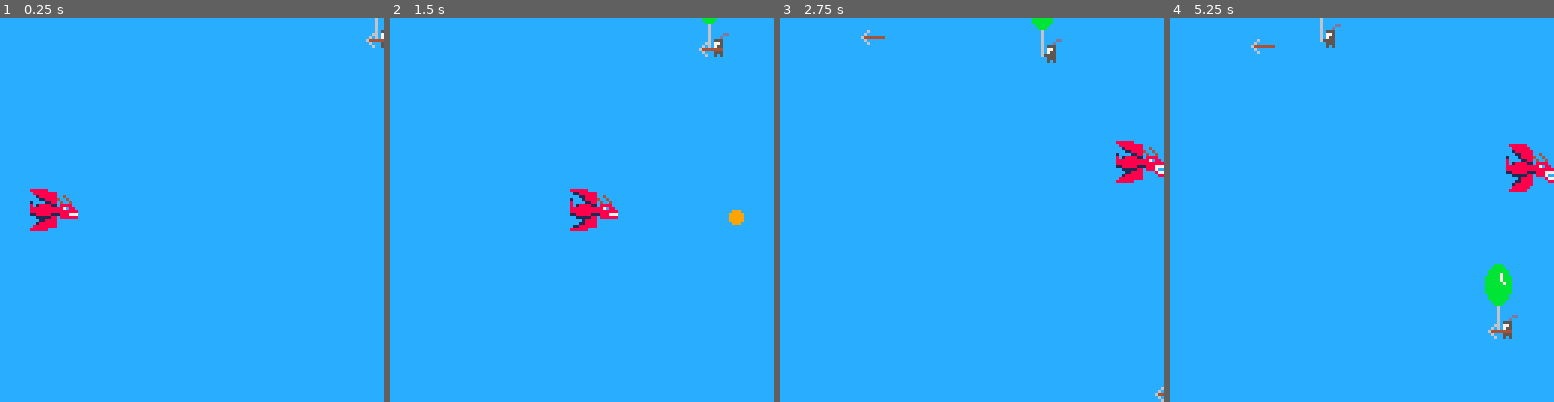
Above: before the commit, frames 1-4 (left to right).
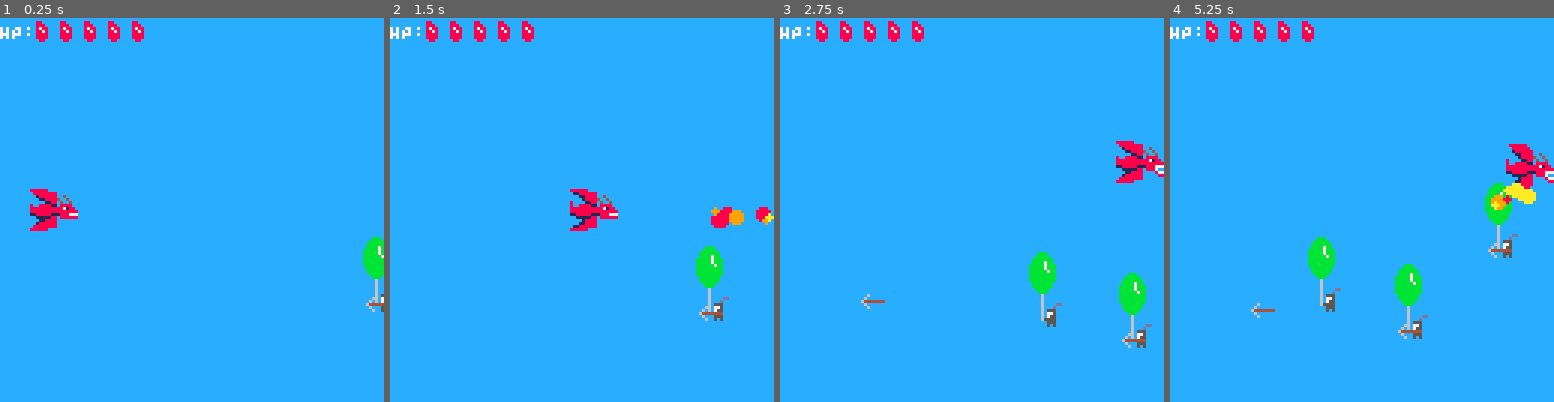
Above: after the commit, the same moments.

Repository: Sleeping-Robot-Games/dragons-scale
Game: PICO-8 cartridge dragons-scale.p8
Two runs of this game, one before a commit and one after it. Both use one fixed random seed, a clock stepped at 60 frames per second and the inputs below.
Inputs:
- Up to frame 1 (0.25 s): no input
- Up to frame 2 (1.5 s): tap X (X key) at 0.33, 1.07 s; tap O (Z key) at 0.7 s
- Up to frame 3 (2.75 s): hold Right 1.6-2.1 s; tap O (Z key) at 1.7, 2.1, 2.5 s; tap X (X key) at 1.85 s; hold Up 2.15-2.42 s; hold Right from 2.47 s (still down)
- Up to frame 4 (5.25 s): tap O (Z key) every 0.4 s from 2.9 to 4.9 s; tap X (X key) at 2.97, 4.08, 5.2 s; release Right at 3.03 s; hold Left 3.08-3.58 s; hold Down 3.63-3.97 s; hold Right 4.02-4.68 s; hold Up 4.73-5.03 s; hold Left from 5.08 s (still down)

The runs differ from the first frame. In frame 1, 1.6% of the frame differs, in the area x 0-100%, y 0-77%; in frame 2, 2.3%; in frame 3, 2.9%; in frame 4, 4.7%, in the area x 0-98%, y 0-84%.

Commit message:
gives balloons and knights hp. Add particle effects

Diff:
--- a/dragons-scale.p8
+++ b/dragons-scale.p8
@@ -4,23 +4,29 @@
 
 #include scripts/main.lua
 
+#include scripts/ui.lua
+
 #include scripts/player.lua
 
 #include scripts/enemy.lua
+
+#include scripts/knight.lua
 
 #include scripts/collisions.lua
 
 #include scripts/util.lua
 
+#include scripts/particles.lua
+
 __gfx__
 00000000088888800000000000000000000000000000000000000000000000000000000000000000000000000000000000000000000000000000000000000000
-00000000008888880000000000000000000000000000000000000000000000000000000000000000000000000000000000000000000000000000000000000000
-00700700001888888000000000000000000000000000000000000000000000000000000000000000000000000000000000000000000000000000000000000000
-00077000000118888004000000000000000000000000000000000000000000000000000000000000000000000000000000000000000000000000000000000000
-00077000100018888400400000000000000000000000000000000000000000000000000000000000000000000000000000000000000000000000000000000000
-00700700800001188040040000000000000000000000000000000000000000000000000000000000000000000000000000000000000000000000000000000000
-00000000801888811088880000000000000000000000000000000000000000000000000000000000000000000000000000000000000000000000000000000000
-00000000888888888887088000000000000000000000000000000000000000000000000000000000000000000000000000000000000000000000000000000000
+00000000008888880000000000880000000000000000000000000000000000000000000000000000000000000000000000000000000000000000000000000000
+00700700001888888000000000888000000000000000000000000000000000000000000000000000000000000000000000000000000000000000000000000000
+00077000000118888004000000878800000000000000000000000000000000000000000000000000000000000000000000000000000000000000000000000000
+00077000000018888400400000887800000000000000000000000000000000000000000000000000000000000000000000000000000000000000000000000000
+00700700800001188040040000888800000000000000000000000000000000000000000000000000000000000000000000000000000000000000000000000000
+00000000800888811088880000888800000000000000000000000000000000000000000000000000000000000000000000000000000000000000000000000000
+00000000888888888887188000088000000000000000000000000000000000000000000000000000000000000000000000000000000000000000000000000000
 88888888888888888888888800000000000000000000000000000000000000000000000000000000000000000000000000000000000000000000000000000000
 118887771188888111888777000000000000000000000000000000000000000000000000000000000000000000000000000000000000000000000000bbb00000
 80888700001111188088888800000000000000000000000000000000000000000000000000000000000000000000000000000000000000000000000bbbbb0000
@@ -33,18 +39,18 @@
 888888001188888100000000000000000000000000000000000000000000000000000000000000000000000000000000000000000000000000000bbbbbbbbb00
 011888880011111800000000000000000000000000000000000000000000000000000000000000000000000000000000000000000060000000000bbbbbbbbb00
 0001188800001888000000000000000000000000000000000000000000000000000000000000000000000000000000000000000006000000000000bbbbbbb000
-1000188800011888000000000000000000000000000000000000000000000000000000000000000000000000000000000000000064444444000000bbbbbbb000
+0000188800011888000000000000000000000000000000000000000000000000000000000000000000000000000000000000000064444444000000bbbbbbb000
 80000118011888880000000000000000000000000000000000000000000000000000000000000000000000000000000000000000060000000000000bbbbb0000
-801888818888880000000000000000000000000000000000000000000000000000000000000000000000000000000000000000000060000000000000bbb00000
+800888818888880000000000000000000000000000000000000000000000000000000000000000000000000000000000000000000060000000000000bbb00000
 88888888000000000000000000000000000000000000000000000000000000000000000000000000000000000000000000000000000000000000000000000000
 0000000088888888000000000000000000000000000000000000000000000000000000000000000000000000000000000000000000000000d0000000000000dd
 8888880011888881000000000000000000000000000000000000000000000000000000000000000000000000000000000000000000000000d000000000000d00
 08888888001111180000000000000000000000000000000000000000000000000000000000000000000000000000000000000000000000000d55500000055500
 00188888000118880000000000000000000000000000000000000000000000000000000000000000000000000000000000000000000000000057550000077500
 00011888001888880000000000000000000000000000000000000000000000000000000000000000000000000000000000000000000000000057755000075500
-10000118088888880000000000000000000000000000000000000000000000000000000000000000000000000000000000000000000000000000555000555500
-80188881888888000000000000000000000000000000000000000000000000000000000000000000000000000000000000000000000000000000555000055500
+00000118088888880000000000000000000000000000000000000000000000000000000000000000000000000000000000000000000000000000555000555500
+80088881888888000000000000000000000000000000000000000000000000000000000000000000000000000000000000000000000000000000555000055500
 88888888000000000000000000000000000000000000000000000000000000000000000000000000000000000000000000000000000000000000505000050500
 __gff__
-0001010000000000000000000000000001010100000000000000000000000000010100000000000000000000000000000101000000000000000000000000000000000000000000000000000000000000000000000000000000000000000000000000000000000000000000000000000000000000000000000000000000000000
+0000000000000000000000000000000001000000000000000000000000000000010100000000000000000000000000000101000000000000000000000000000000000000000000000000000000000000000000000000000000000000000000000000000000000000000000000000000000000000000000000000000000000000
 0000000000000000000000000000000000000000000000000000000000000000000000000000000000000000000000000000000000000000000000000000000000000000000000000000000000000000000000000000000000000000000000000000000000000000000000000000000000000000000000000000000000000000
--- a/scripts/collisions.lua
+++ b/scripts/collisions.lua
@@ -1,10 +1,11 @@
-function check_fireball_and_enemy_collision()
-    -- Check collision between fireballs and enemies
+function check_fireball_and_enemy_collision(enemies)
+    -- Check collision between fireballs and knights
     for fireball in all(fireballs) do
         for enemy in all(enemies) do
+            if enemy.type == 'knight' and enemy.balloon.popped then goto continue end
+
             -- Check collision with enemy
-            local fireball_left = fireball.x - 2
-            local fireball_right = fireball.x + 2
+            local fireball_left = fireball.x - 2 local fireball_right = fireball.x + 2
             local fireball_top = fireball.y - 2
             local fireball_bottom = fireball.y + 2
 
@@ -18,46 +19,56 @@
                     and fireball_top < enemy_bottom
                     and fireball_bottom > enemy_top then
                 del(fireballs, fireball)
-                del(enemies, enemy)
+                damage_enemy(enemies, enemy)
             end
 
+            ::continue::
+        end
+    end
+end
+
+function check_fireball_and_ballon_collision()
+    for fireball in all(fireballs) do
+        for knight in all(knights) do
             -- Check collision with balloon
-            local balloon_left = enemy.balloon.x
-            local balloon_right = enemy.balloon.x + 16
-            local balloon_top = enemy.balloon.y
-            local balloon_bottom = enemy.balloon.y + 16
+            local balloon_left = knight.balloon.x
+            local balloon_right = knight.balloon.x + 16
+            local balloon_top = knight.balloon.y
+            local balloon_bottom = knight.balloon.y + 16
 
-            if not enemy.balloon.popped
+            if not knight.balloon.popped
                     and fireball.x - 2 < balloon_right
                     and fireball.x + 2 > balloon_left
                     and fireball.y - 2 < balloon_bottom
                     and fireball.y + 2 > balloon_top then
                 -- Collision with balloon logic here
                 del(fireballs, fireball)
-                enemy.balloon.popped = true
+                knight.balloon.hp -= 1
+                -- TODO: Add fire particle effects to damaged ballons in a draw function
+                if (knight.balloon.hp <= 0) knight.balloon.popped = true
             end
         end
     end
 end
 
-function check_player_and_enemy_collisions()
-    for enemy in all(enemies) do
-        local enemy_left = enemy.x
-        local enemy_right = enemy.x + 8
-        local enemy_top = enemy.y
-        local enemy_bottom = enemy.y + 8
+function check_player_and_knight_collisions()
+    for knight in all(knights) do
+        local knight_left = knight.x
+        local knight_right = knight.x + 8
+        local knight_top = knight.y
+        local knight_bottom = knight.y + 8
 
         local player_left = player.x + 4
         local player_right = player.x + 16
         local player_top = player.y - 4
         local player_bottom = player.y + 4
 
-        if enemy.balloon.popped
-                and player_left < enemy_right
-                and player_right > enemy_left
-                and player_top < enemy_bottom
-                and player_bottom > enemy_top then
-            del(enemies, enemy)
+        if knight.balloon.popped
+                and player_left < knight_right
+                and player_right > knight_left
+                and player_top < knight_bottom
+                and player_bottom > knight_top then
+            del(knights, knight)
         end
     end
 end
--- a/scripts/enemy.lua
+++ b/scripts/enemy.lua
@@ -1,124 +1,4 @@
-function spawn_enemies()
-    enemy_timer += 1
-    if enemy_timer % 60 == 0 then
-        spawn_enemy()
-    end
+function damage_enemy(enemies, enemy)
+    enemy.hp -= 1
+    if (enemy.hp <= 0) del(enemies, enemy)
 end
-
-function spawn_enemy()
-    local enemy_y = rnd(120)
-    local enemy_x = 128
-    add(
-        enemies, {
-            x = enemy_x,
-            y = enemy_y,
-            start_y = enemy_y,
-            offset = rnd(1000),
-            shoot_timer = 0,
-            reload_timer = 0,
-            balloon = {
-                x = enemy_x - 7,
-                y = enemy_y - 18,
-                popped = false
-            },
-            weapon = {
-                x = enemy_x - 2,
-                y = enemy_y + 1,
-                speed = 3,
-                shot = false
-            }
-        }
-    )
-end
-
-function move_enemies()
-    for enemy in all(enemies) do
-        -- enemy's balloon was popped and they fallin
-        if enemy.balloon.popped then
-            local new_y = enemy.y + 1
-            enemy.y = new_y
-            enemy.weapon.y += 1.5
-            -- deletes enemy from table when off screen
-            if (enemy.y > 128) del(enemies, enemy)
-        else
-            -- Calculate the new x and y positions of the enemy
-            local new_x = enemy.x - 0.5
-            local new_y = enemy.start_y + sin(enemy.offset) * 3
-            -- Update the position of the balloon and weapon
-            enemy.balloon.x = new_x - 8
-            enemy.balloon.y = new_y - 18
-            enemy.weapon.x = new_x - 2
-            enemy.weapon.y = new_y + 1
-            -- Update the position of the enemy
-            enemy.x = new_x
-            enemy.y = new_y
-            -- Update the offset for the sine wave motion
-            enemy.offset += 0.02
-
-            -- Increment reload timer
-            if enemy.weapon.shot then
-                enemy.reload_timer += 1
-            else
-                -- Increment shoot timer
-                enemy.shoot_timer += 1
-            end
-        end
-    end
-end
-
-function move_enemy_weapons()
-    -- Move enemy weapons
-    for weapon in all(weapons) do
-        weapon.x -= weapon.speed
-        if weapon.x < 0 then
-            del(weapons, weapon)
-        end
-    end
-end
-
-function draw_balloon(balloon)
-    if (balloon.popped) return
-    -- draw if balloon is popped
-    draw_large_sprite(balloon.x, balloon.y, 30, 2)
-
-    -- Draw balloon string
-    local string_start_y = balloon.y + 15
-    local string_x = balloon.x + 9
-    local string_end_y = string_start_y + 8
-    local string_color = 6
-
-    line(string_x, string_start_y, string_x, string_end_y, string_color)
-end
-
-function draw_weapon(weapon)
-    spr(45, weapon.x, weapon.y)
-end
-
-function enemies_shoot()
-    for enemy in all(enemies) do
-        -- shoot every 30 frames
-        if enemy.shoot_timer >= 60 then
-            -- Reset shoot timer
-            enemy.shoot_timer = 0
-            enemy.weapon.shot = true
-            add(
-                weapons, {
-                    x = enemy.weapon.x,
-                    y = enemy.weapon.y,
-                    speed = enemy.weapon.speed
-                }
-            )
-        end
-    end
-end
-
-function enemies_reload()
-    for enemy in all(enemies) do
-        -- shoot every 30 frames
-        if enemy.reload_timer >= 30 then
-            -- Reset reload timer
-            enemy.reload_timer = 0
-            enemy.weapon.shot = false
-        end
-    end
-end
--- /dev/null
+++ b/scripts/knight.lua
@@ -0,0 +1,128 @@
+function spawn_knights()
+    knight_timer += 1
+    if knight_timer % 60 == 0 then
+        spawn_knight()
+    end
+end
+
+function spawn_knight()
+    local knight_y = 8 + rnd(120 - 5)
+    local knight_x = 128
+    add(
+        knights, {
+            type = 'knight',
+            x = knight_x,
+            y = knight_y,
+            hp = 4,
+            start_y = knight_y,
+            offset = rnd(1000),
+            shoot_timer = 0,
+            reload_timer = 0,
+            balloon = {
+                x = knight_x - 7,
+                y = knight_y - 18,
+                hp = 2,
+                popped = false,
+                fire_particles = {}
+            },
+            weapon = {
+                x = knight_x - 2,
+                y = knight_y + 1,
+                speed = 3,
+                shot = false
+            }
+        }
+    )
+end
+
+function move_knights()
+    for knight in all(knights) do
+        -- knight's balloon was popped and they fallin
+        if knight.balloon.popped then
+            local new_y = knight.y + 1
+            knight.y = new_y
+            knight.weapon.y += 1.5
+            -- deletes knight from table when off screen
+            if (knight.y > 128) del(knights, knight)
+        else
+            -- Calculate the new x and y positions of the knight
+            local new_x = knight.x - 0.5
+            local new_y = knight.start_y + sin(knight.offset) * 3
+            -- Update the position of the balloon and weapon
+            knight.balloon.x = new_x - 8
+            knight.balloon.y = new_y - 18
+            knight.weapon.x = new_x - 2
+            knight.weapon.y = new_y + 1
+            -- Update the position of the knight
+            knight.x = new_x
+            knight.y = new_y
+            -- Update the offset for the sine wave motion
+            knight.offset += 0.02
+
+            -- Increment reload timer
+            if knight.weapon.shot then
+                knight.reload_timer += 1
+            else
+                -- Increment shoot timer
+                knight.shoot_timer += 1
+            end
+        end
+    end
+end
+
+function move_knight_weapons()
+    -- Move knight weapons
+    for weapon in all(knight_weapons) do
+        weapon.x -= weapon.speed
+        if weapon.x < 0 then
+            del(knight_weapons, weapon)
+        end
+    end
+end
+
+function draw_balloon(balloon)
+    if (balloon.popped) return
+    -- draw if balloon is popped
+    draw_large_sprite(balloon.x, balloon.y, 30, 2)
+
+    -- Draw balloon string
+    local string_start_y = balloon.y + 15
+    local string_x = balloon.x + 9
+    local string_end_y = string_start_y + 8
+    local string_color = 6
+
+    line(string_x, string_start_y, string_x, string_end_y, string_color)
+end
+
+function draw_knight_weapon(weapon)
+    spr(45, weapon.x, weapon.y)
+end
+
+function knights_shoot()
+    for knight in all(knights) do
+        -- shoot every 30 frames
+        if knight.shoot_timer >= 60 then
+            -- Reset shoot timer
+            knight.shoot_timer = 0
+            knight.weapon.shot = true
+            add(
+                knight_weapons, {
+                    x = knight.weapon.x,
+                    y = knight.weapon.y,
+                    speed = knight.weapon.speed
+                }
+            )
+        end
+    end
+end
+
+function knights_reload()
+    for knight in all(knights) do
+        -- shoot every 30 frames
+        if knight.reload_timer >= 30 then
+            -- Reset reload timer
+            knight.reload_timer = 0
+            knight.weapon.shot = false
+        end
+    end
+end
--- a/scripts/main.lua
+++ b/scripts/main.lua
@@ -1,14 +1,15 @@
 player = {}
 fireballs = {}
-enemies = {}
-weapons = {}
-enemy_timer = 0
+knights = {}
+knight_weapons = {}
+knight_timer = 0
 
 function _init()
     player = {
         x = 10,
         y = 64,
         speed = 2,
+        hp = 5,
         is_dashing = false,
         dash_timer = 0,
         dash_duration = 10,
@@ -17,8 +18,8 @@
         wing_state = 1
     }
 
-    -- DEBUG spawn enemy:
-    spawn_enemy()
+    -- DEBUG spawn knight:
+    spawn_knight()
 end
 
 function _update()
@@ -30,19 +31,29 @@
         fireball.x += fireball.speed
     end
 
-    enemies_shoot()
-    enemies_reload()
+    knights_shoot()
+    knights_reload()
 
-    spawn_enemies()
-    move_enemies()
-    move_enemy_weapons()
+    spawn_knights()
+    move_knights()
+    move_knight_weapons()
 
-    check_fireball_and_enemy_collision()
-    check_player_and_enemy_collisions()
+    check_fireball_and_enemy_collision(knights)
+    check_fireball_and_ballon_collision()
+    check_player_and_knight_collisions()
+
+    -- particle effects
+    for knight in all(knights) do
+        update_fire_particles(knight.balloon.fire_particles)
+    end
+
+    for fireball in all(fireballs) do
+        update_fire_particles(fireball.fire_particles)
+    end
 end
 
 function _draw()
-    -- Clear screen
+    -- Clear screen with blue background
     cls(12)
 
     draw_player()
@@ -50,17 +61,47 @@
     -- Draw fireballs
     for fireball in all(fireballs) do
         circfill(fireball.x, fireball.y, 2, 9)
+        spawn_fire_particle(
+            fireball.x,
+            fireball.y,
+            fireball.fire_particles,
+            6,
+            1,
+            2,
+            -.5,
+            1
+        )
+        draw_fire_particles(fireball.fire_particles)
     end
 
-    -- Draw enemies
-    for enemy in all(enemies) do
-        -- Draw enemy
-        spr(63, enemy.x, enemy.y)
-        draw_balloon(enemy.balloon)
-        if (not enemy.weapon.shot) draw_weapon(enemy.weapon)
+    -- Draw knights
+    for knight in all(knights) do
+        -- Draw knight
+        if knight.balloon.popped then
+            spr(62, knight.x, knight.y)
+        else
+            spr(63, knight.x, knight.y)
+        end
+        draw_balloon(knight.balloon)
+        if knight.balloon.hp < 2 and not knight.balloon.popped then
+            spawn_fire_particle(
+                knight.balloon.x + 8,
+                knight.balloon.y + 8,
+                knight.balloon.fire_particles,
+                8,
+                1,
+                2,
+                -1,
+                -0.25
+            )
+            draw_fire_particles(knight.balloon.fire_particles)
+        end
+        if (not knight.weapon.shot) draw_knight_weapon(knight.weapon)
     end
 
-    for weapon in all(weapons) do
-        draw_weapon(weapon)
+    for weapon in all(knight_weapons) do
+        draw_knight_weapon(weapon)
     end
+
+    draw_health()
 end
--- /dev/null
+++ b/scripts/particles.lua
@@ -0,0 +1,30 @@
+function spawn_fire_particle(x, y, fire_particles, life, vy_speed_range, vx_speed_range, vy_bias, vx_bias)
+    add(
+        fire_particles, {
+            x = x,
+            y = y,
+            color = flr(rnd(3)) + 8, -- Random color between 8 (dark red) and 10 (yellow)
+            size = rnd(2) + 1, -- Random size between 1 and 3
+            life = life, -- Life duration of the particle
+            vy = rnd(vy_speed_range) + vy_bias, -- Custom vertical velocity
+            vx = rnd(vx_speed_range) + vx_bias -- Custom horizontal velocity
+        }
+    )
+end
+
+function update_fire_particles(fire_particles)
+    for particle in all(fire_particles) do
+        particle.x += particle.vx
+        particle.y += particle.vy
+        particle.life -= 1
+        if particle.life <= 0 then
+            del(fire_particles, particle)
+        end
+    end
+end
+
+function draw_fire_particles(fire_particles)
+    for particle in all(fire_particles) do
+        circfill(particle.x, particle.y, particle.size, particle.color)
+    end
+end
--- a/scripts/player.lua
+++ b/scripts/player.lua
@@ -26,7 +26,7 @@
 
 function shoot_fireball()
     if btnp(5) then
-        add(fireballs, { x = player.x + 16, y = player.y + 2, speed = 3 })
+        add(fireballs, { x = player.x + 16, y = player.y + 2, speed = 3, fire_particles = {} })
         player.is_shooting = true
         player.frame_timer = 0
     end
--- /dev/null
+++ b/scripts/ui.lua
@@ -0,0 +1,6 @@
+function draw_health()
+    for i = 0, player.hp - 1 do
+        spr(3, i * 8 + 10, 0)
+        print('HP:', 0, 2, 7)
+    end
+end
